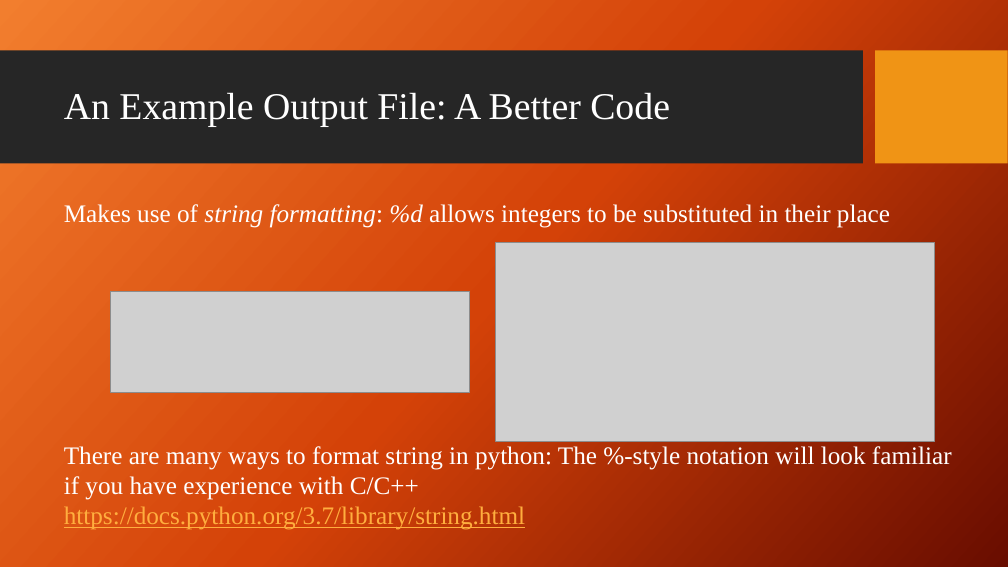
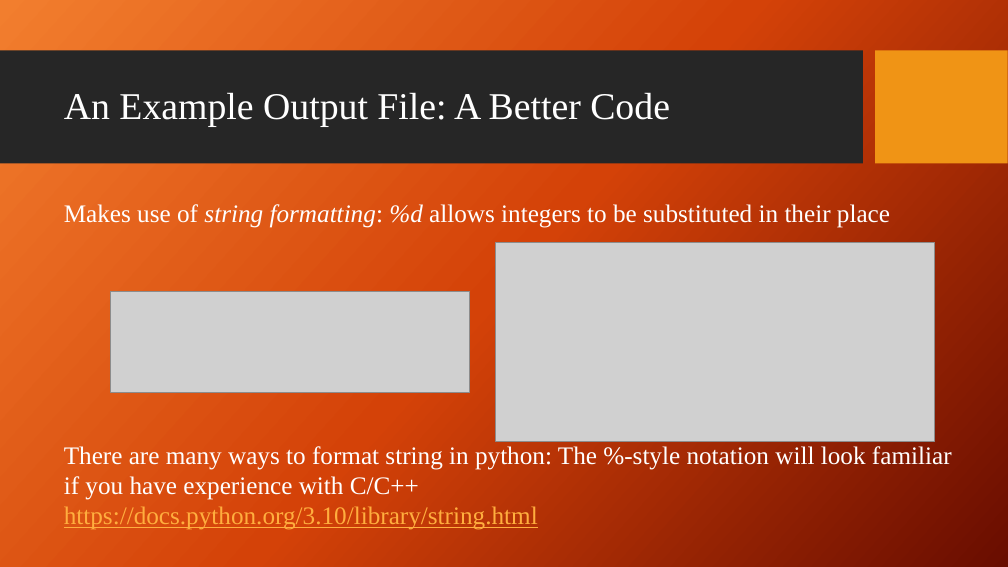
Before and after one commit to giganano/PythonBootcamp, a slide deck: slide 4 of slides/fileIO.pptx. Drawn at 1008x567 pixels with LibreOffice and Linux fonts; fonts in the diff are those of the drawing; grey boxes stand for pictures; background and template pictures are left out. Boxes give left, top, right and bottom in pixels: in the first picture for what was removed or moved away, otherwise in the second. Text is boxed around its words. In the diff, an @@ line names an element or a change of style, - is before the commit and + after.

```diff
--- a/slides/fileIO.pptx
+++ b/slides/fileIO.pptx
@@ text at <box>64,506,538,530</box>: text changed @@
-https://docs.python.org/3.7/library/string.html
+https://docs.python.org/3.10/library/string.html
```
Also in this commit, not shown: 2 other slides changed, 2 other files.
